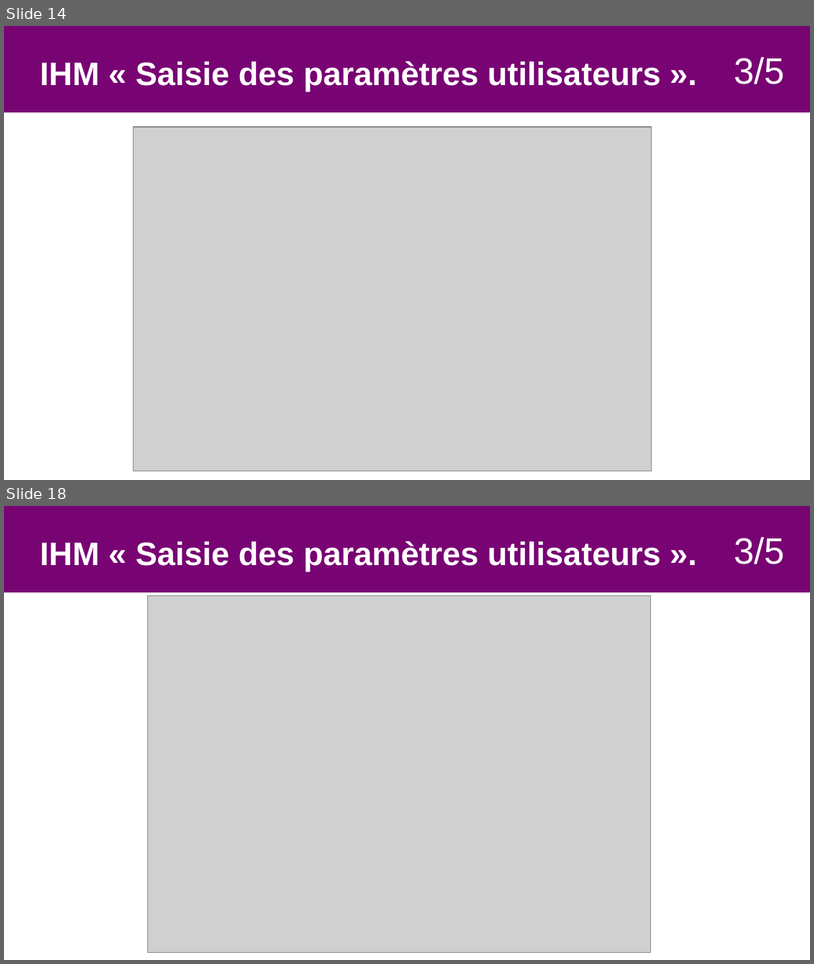
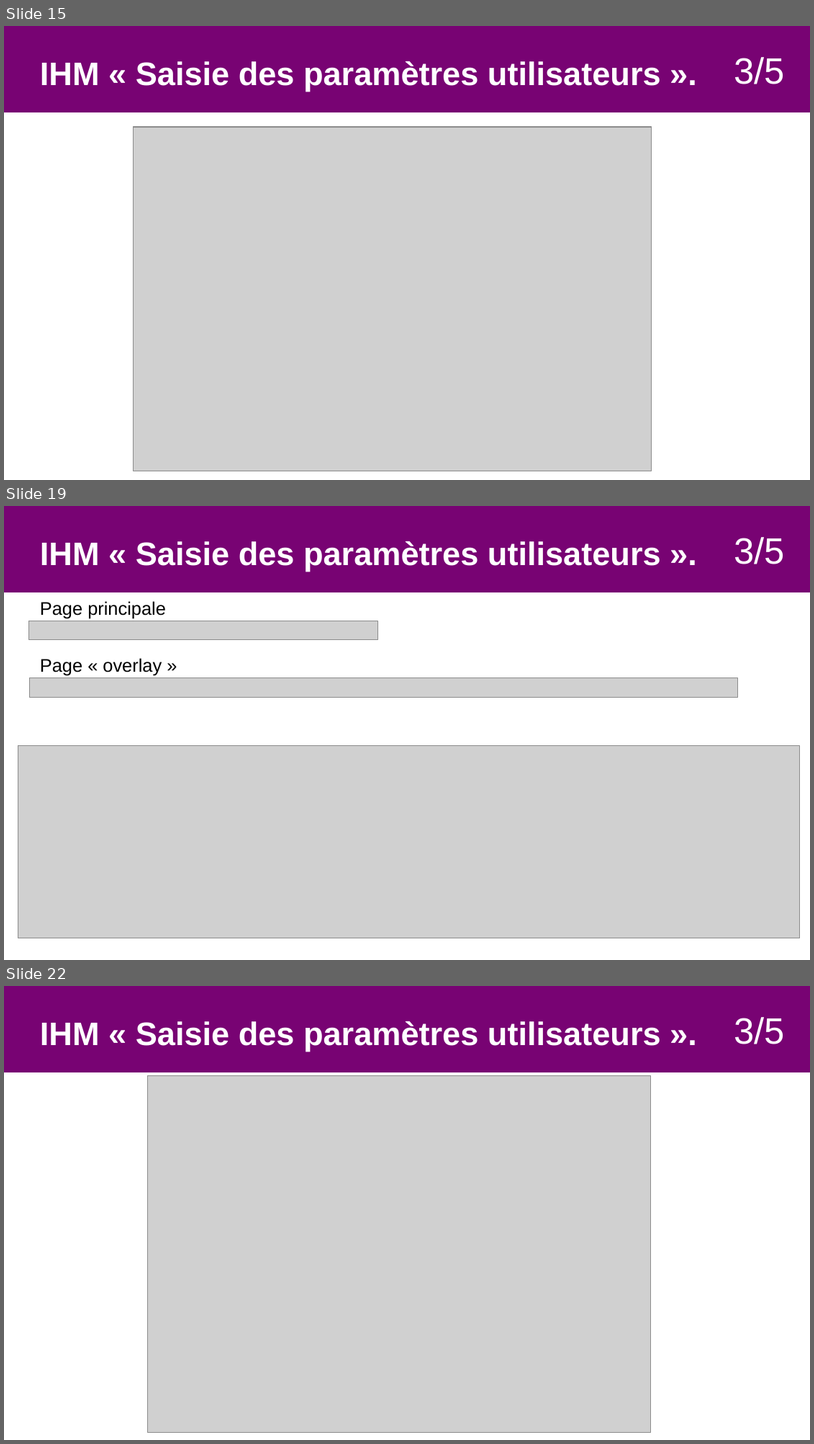
Before and after one commit to Sauvage89/sechoir-houblon, a slide deck: doc/diaporama/revue4/02-revue_sauvage.odp. Shown one above the other, each under a label of ours: slides 14 and 18 before the commit, slides 15, 19 and 22 after it; the slides between them are not shown. The pictures are 814x964 and 814x1444 pixels, drawn with LibreOffice and Linux fonts; fonts in the diff are those of the drawing; grey boxes stand for pictures. Boxes give left, top, right and bottom in pixels: in the first picture for what was removed or moved away, otherwise in the second. Text is boxed around its words. In the diff, an @@ line names an element or a change of style, - is before the commit and + after.

```diff
--- a/doc/diaporama/revue4/02-revue_sauvage.odp
+++ b/doc/diaporama/revue4/02-revue_sauvage.odp
@@ slide 19 added at (x1=4, y1=506, x2=810, y2=960), background #FFFFFF @@
@@ rectangle added at (x1=4, y1=506, x2=810, y2=592), fill #780373 @@
@@ text added at (x1=40, y1=541, x2=661, y2=571), 32 pt, text #FFFFFF, bold @@
+IHM « Saisie des paramètres utilisateurs ».
@@ text added at (x1=735, y1=537, x2=786, y2=564), 36 pt, text #FFFFFF @@
+3/5
@@ text added at (x1=40, y1=601, x2=166, y2=619), 18 pt, text #000000 @@
+Page principale
@@ picture added at (x1=29, y1=621, x2=378, y2=639) @@
@@ picture added at (x1=30, y1=678, x2=738, y2=698) @@
@@ text added at (x1=40, y1=658, x2=162, y2=675), 18 pt, text #000000 @@
+Page « overlay »
@@ picture added at (x1=18, y1=746, x2=801, y2=939) @@
@@ what was slide 14 is now slide 15 @@
@@ what was slide 18 is now slide 22 @@
```
Also in this commit, not shown: 6 slides changed, 6 other slides added, 2 other files.
